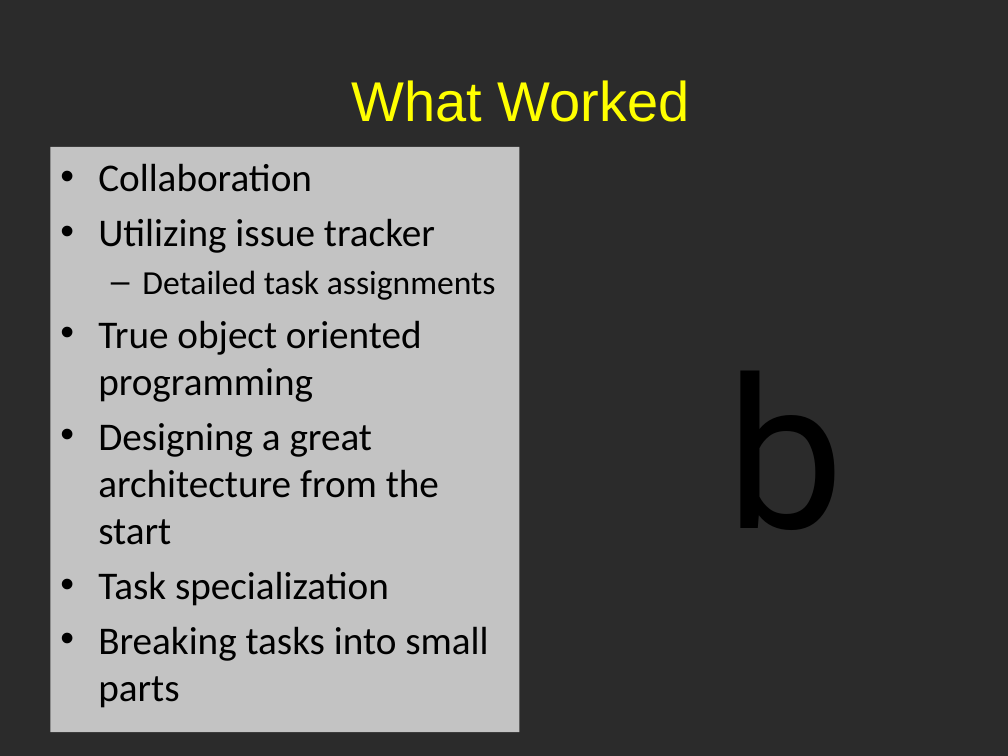
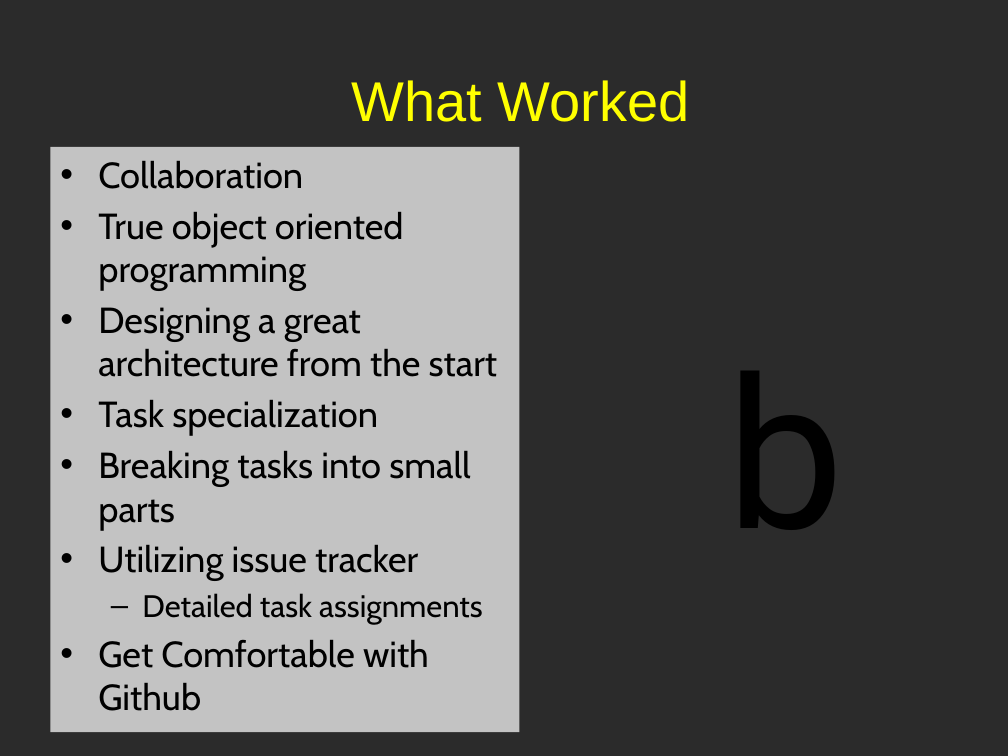
Before and after one commit to shalynnho/pokemonfactory, a slide deck: slide 4 of FactoryPresentation.pptx. Drawn at 1008x756 pixels with LibreOffice and Linux fonts; fonts in the diff are those of the drawing; background and template pictures are left out; a plain dark background stands for a picture behind light text. Boxes give left, top, right and bottom in pixels: in the first picture for what was removed or moved away, otherwise in the second. Text is boxed around its words. In the diff, an @@ line names an element or a change of style, - is before the commit and + after.

Commit message:
updated powerpoint

```diff
--- a/FactoryPresentation.pptx
+++ b/FactoryPresentation.pptx
@@ text at <box>98,161,497,530</box>: size 28 to 25.9 pt, font Calibri to Cabin in "Collaboration", "True object oriented programming", "Designing a great architecture from the start", "Task specialization" and 1 more places @@
@@ text at <box>98,218,496,300</box>: paragraphs removed @@
-• Utilizing issue tracker
-  – Detailed task assignments
@@ text at <box>98,545,483,711</box>: paragraphs added @@
+• Utilizing issue tracker
+  – Detailed task assignments
+• Get Comfortable with Github
```
Also in this commit, not shown: 5 other slides changed, 4 slides added.
